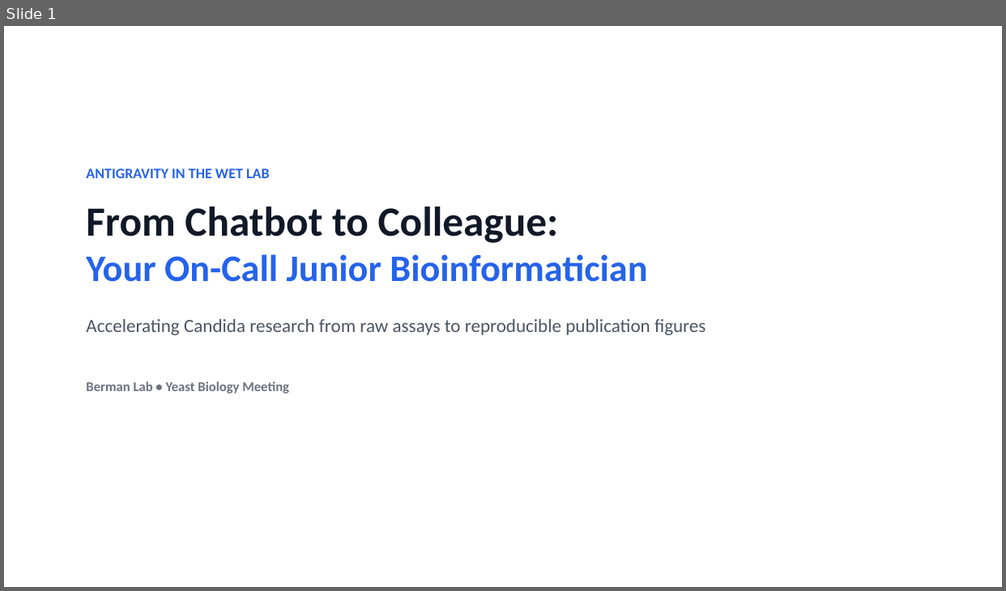
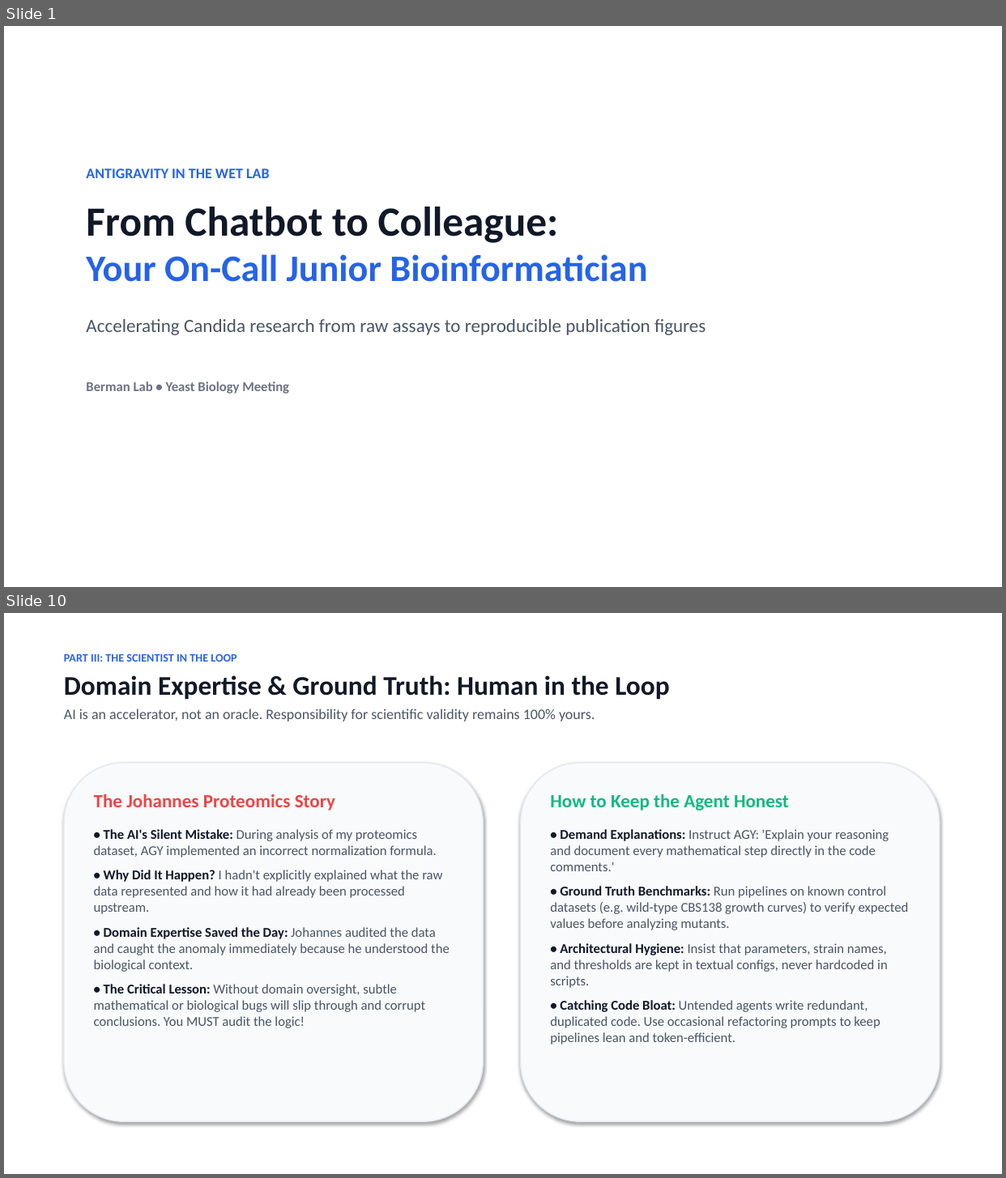
Before and after one commit to berman-lab/antigravity-intoduction-presentation, a slide deck: antigravity_lab_presentation.pptx. Shown one above the other, each under a label of ours: slide 1 before the commit, slides 1 and 10 after it; the slides between them are not shown. The pictures are 1006x591 and 1006x1178 pixels, drawn with LibreOffice and Linux fonts; fonts in the diff are those of the drawing. Boxes give left, top, right and bottom in pixels: in the first picture for what was removed or moved away, otherwise in the second. Text is boxed around its words. In the diff, an @@ line names an element or a change of style, - is before the commit and + after.

```diff
--- a/antigravity_lab_presentation.pptx
+++ b/antigravity_lab_presentation.pptx
@@ slide 10 added at box(4, 613, 1002, 1174), background #FFFFFF @@
@@ text added at box(64, 653, 669, 722), 14 pt, text #4B5563 @@
+PART III: THE SCIENTIST IN THE LOOP
+Domain Expertise & Ground Truth: Human in the Loop
+AI is an accelerator, not an oracle. Responsibility for scientific validity remains 100% yours.
@@ rounded rectangle added at box(64, 763, 484, 1122), fill #F8FAFC, outline #E2E8F0 1 pt @@
@@ rounded rectangle added at box(521, 763, 940, 1122), fill #F8FAFC, outline #E2E8F0 1 pt @@
@@ text added at box(94, 794, 450, 1029), 13 pt, text #4B5563 @@
+The Johannes Proteomics Story
+• The AI's Silent Mistake: During analysis of my proteomics dataset, AGY implemented an incorrect normalization formula.
+• Why Did It Happen? I hadn't explicitly explained what the raw data represented and how it had already been processed upstream.
+• Domain Expertise Saved the Day: Johannes audited the data and caught the anomaly immediately because he understood the biological context.
+• The Critical Lesson: Without domain oversight, subtle mathematical or biological bugs will slip through and corrupt conclusions. You MUST audit the logic!
@@ text added at box(550, 794, 909, 1045), 13 pt, text #4B5563 @@
+How to Keep the Agent Honest
+• Demand Explanations: Instruct AGY: 'Explain your reasoning and document every mathematical step directly in the code comments.'
+• Ground Truth Benchmarks: Run pipelines on known control datasets (e.g. wild-type CBS138 growth curves) to verify expected values before analyzing mutants.
+• Architectural Hygiene: Insist that parameters, strain names, and thresholds are kept in textual configs, never hardcoded in scripts.
+• Catching Code Bloat: Untended agents write redundant, duplicated code. Use occasional refactoring prompts to keep pipelines lean and token-efficient.
```
Also in this commit, not shown: 10 slides changed, 6 other slides added, 6 slides removed, 4 other files.
